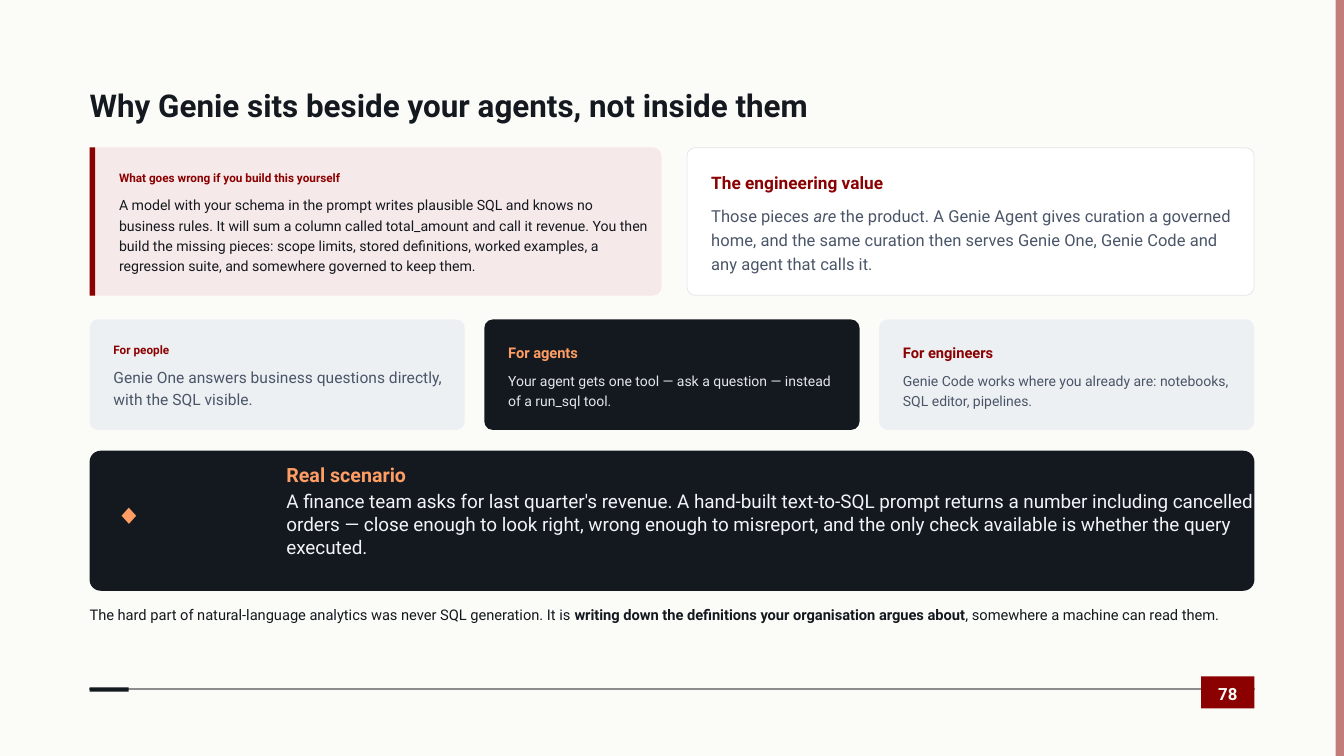
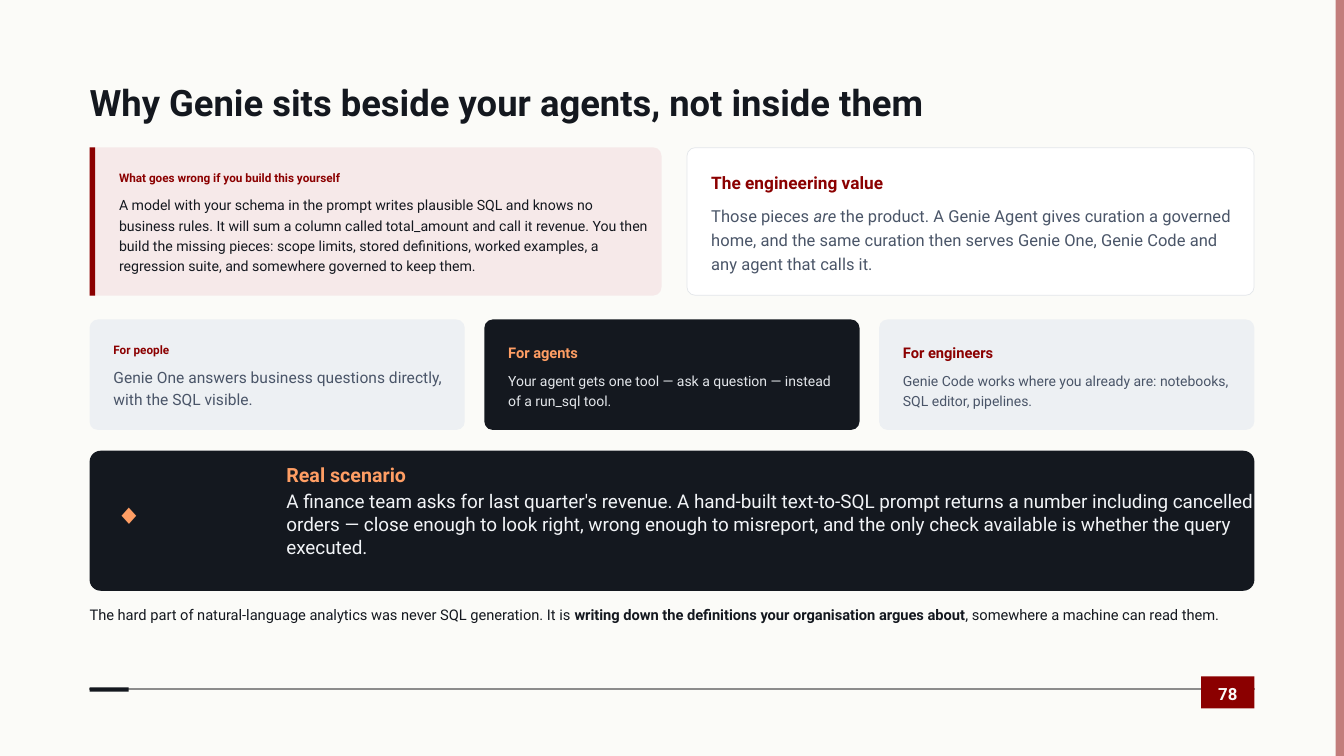
Before and after one commit to datacouch-io/Agent_on_Databricks, a slide deck: slide 78 of Building Agentic AI Systems on Databricks.pptx. Drawn at 1344x756 pixels with LibreOffice and Linux fonts; fonts in the diff are those of the drawing; grey boxes stand for pictures. Boxes give left, top, right and bottom in pixels: in the first picture for what was removed or moved away, otherwise in the second. Text is boxed around its words. In the diff, an @@ line names an element or a change of style, - is before the commit and + after.

```diff
--- a/Building Agentic AI Systems on Databricks.pptx
+++ b/Building Agentic AI Systems on Databricks.pptx
@@ title "Why Genie sits beside your ..." at <box>90,88,923,124</box>: size 22.4 to 26 pt @@
```
Also in this commit, not shown: 156 other slides changed, 1 other file.
